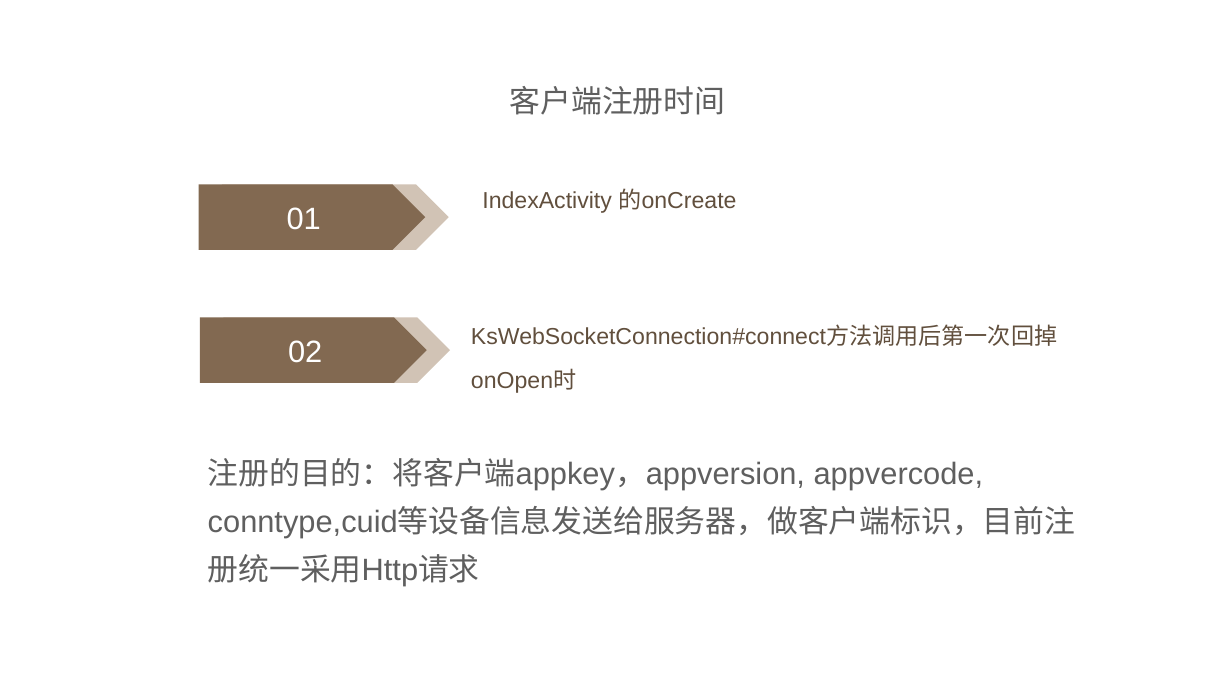
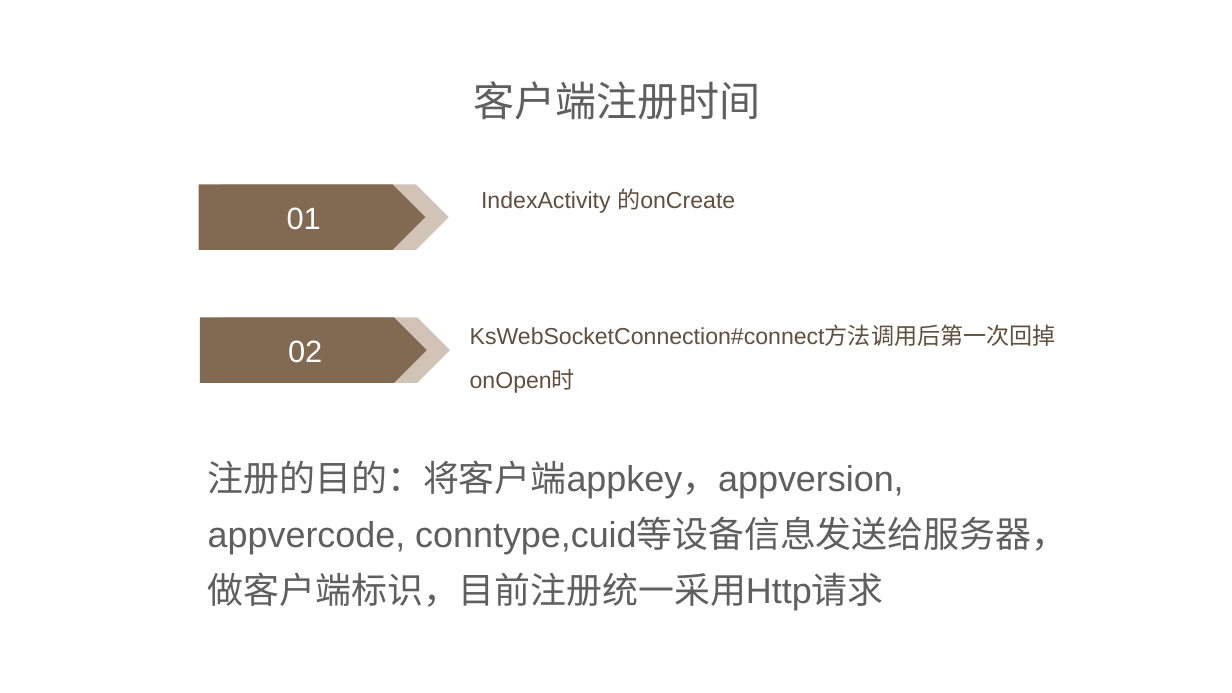
Before and after one commit to jpingTang/doc, a slide deck: slide 10 of document/push串讲.pptx. Drawn at 1232x693 pixels with LibreOffice and Linux fonts; fonts in the diff are those of the drawing; background and template pictures are left out. Boxes give left, top, right and bottom in pixels: in the first picture for what was removed or moved away, otherwise in the second. Text is boxed around its words. In the diff, an @@ line names an element or a change of style, - is before the commit and + after.

```diff
--- a/document/push串讲.pptx
+++ b/document/push串讲.pptx
@@ text "客户端注册时间" at (474, 81, 762, 120): size 24 to 32 pt @@
@@ text "注册的目的：将客户端appkey，appversion, appvercode, conntype,cuid等设备信息发 ..." at (208, 460, 1067, 611): size 24 to 28 pt @@
```
Also in this commit, not shown: 5 other slides changed.
